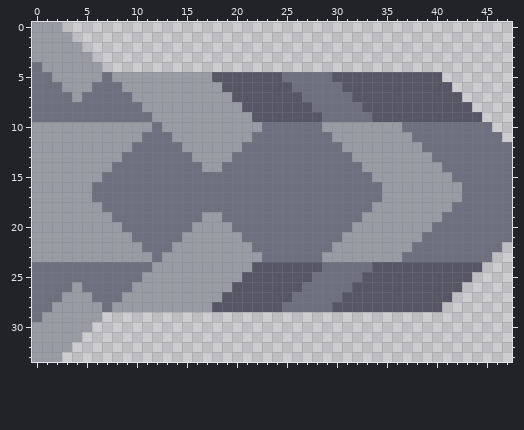
Pixel-art sprite, stored at sprites/units/opilio-leg.png. The first picture shows the starting point.
The file is 48x34 pixels.
New version:
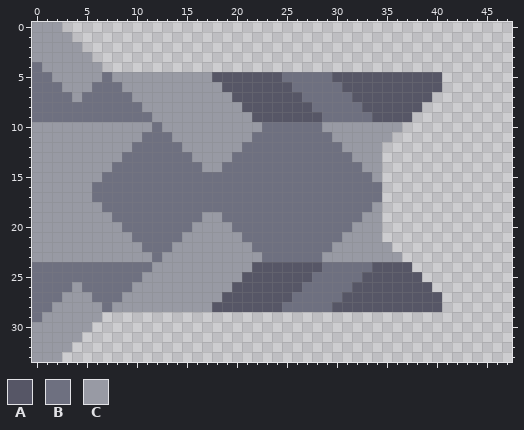
Palette (. is transparent): A #565666  B #6e7080  C #989aa4
The exact change:
y 6: x 41 A -> .
y 7: x 40..42 AAA -> ...
y 8: x 39..43 AAAAA -> .....
y 9: x 38..44 AAAAAAA -> .......
y 10: x 37..45 BBBBBBBBB -> .........
y 11: x 36..46 CCBBBBBBBBB -> ...........
y 12: x 35..47 CCCCBBBBBBBBB -> .............
y 13: x 35..47 CCCCCBBBBBBBB -> .............
y 14: x 35..47 CCCCCCBBBBBBB -> .............
y 15: x 35..47 CCCCCCCBBBBBB -> .............
y 16..17: x 35..47 CCCCCCCCBBBBB -> .............
y 18: x 35..47 CCCCCCCBBBBBB -> .............
y 19: x 35..47 CCCCCCBBBBBBB -> .............
y 20: x 35..47 CCCCCBBBBBBBB -> .............
y 21: x 35..47 CCCCBBBBBBBBB -> .............
y 22: x 36..46 CCBBBBBBBBB -> ...........
y 23: x 37..45 BBBBBBBBB -> .........
y 24: x 38..44 AAAAAAA -> .......
y 25: x 39..43 AAAAA -> .....
y 26: x 40..42 AAA -> ...
y 27: x 41 A -> .
Changed places in both pictures, as pixel boxes (x1, y1, x2, y2):
erased: (382, 82, 512, 302)
